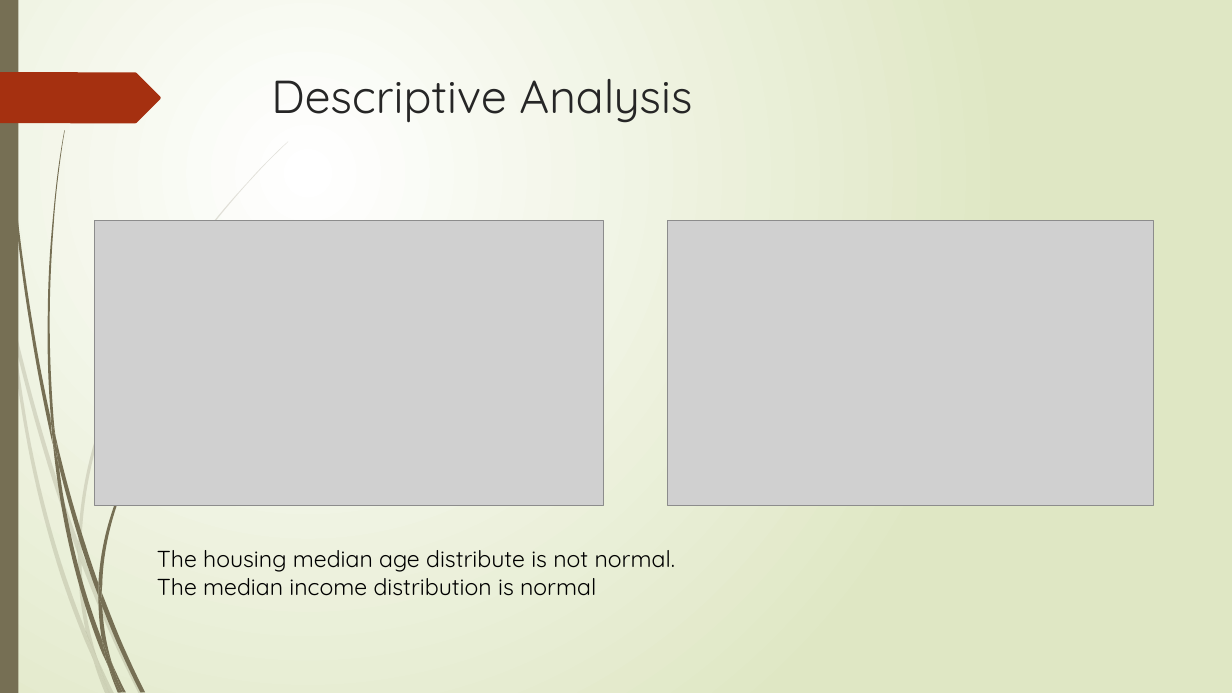
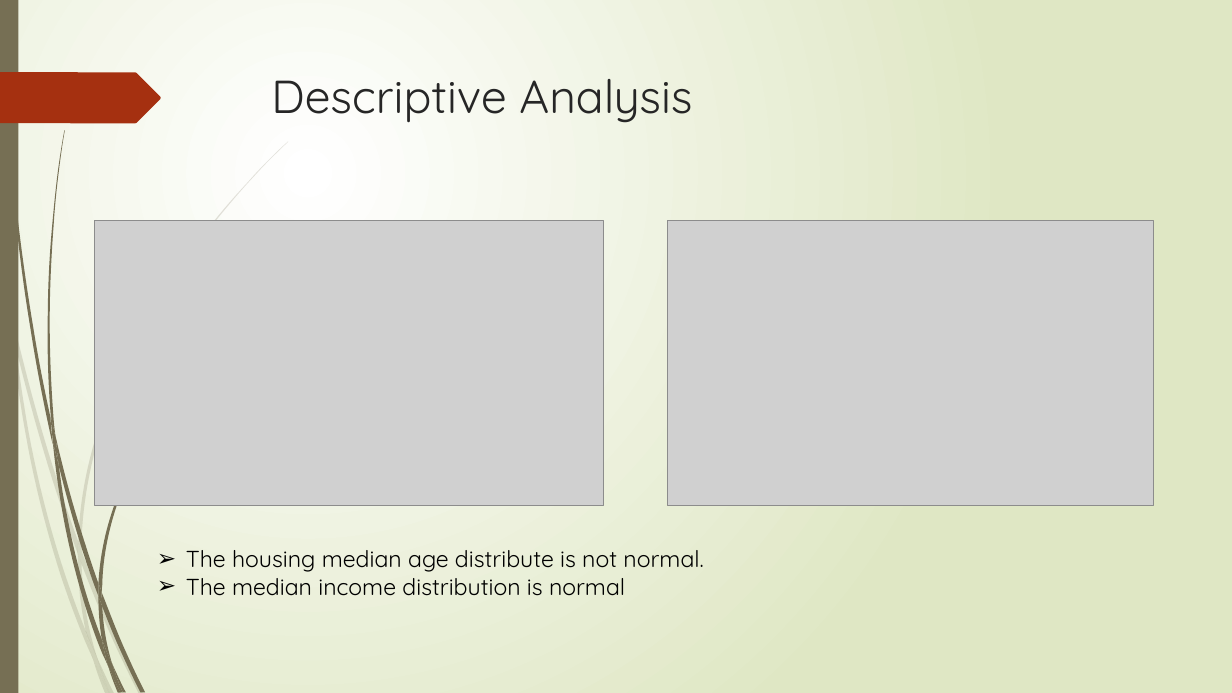
Before and after one commit to Flying-Bananasuar/MachineLearning, a slide deck: slide 8 of Predicting California Housing Price.pptx. Drawn at 1232x693 pixels with LibreOffice and Linux fonts; fonts in the diff are those of the drawing; grey boxes stand for pictures. Boxes give left, top, right and bottom in pixels: in the first picture for what was removed or moved away, otherwise in the second. Text is boxed around its words. In the diff, an @@ line names an element or a change of style, - is before the commit and + after.

```diff
--- a/Predicting California Housing Price.pptx
+++ b/Predicting California Housing Price.pptx
@@ text "The housing median age distribute ..." at (186,550,703,596): bullet none to ➢ @@
```
Also in this commit, not shown: 16 other slides changed, 2 slides removed.
